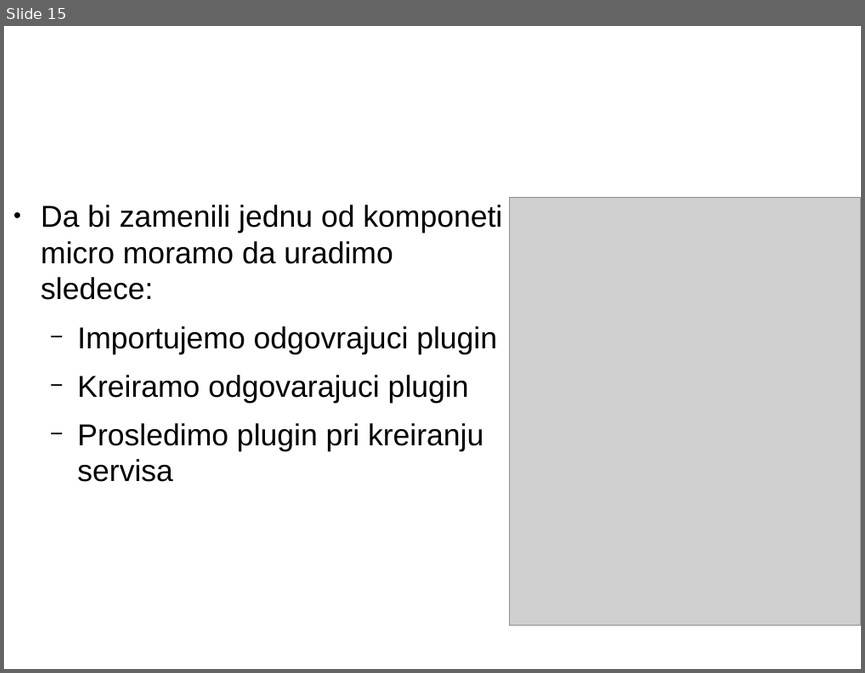
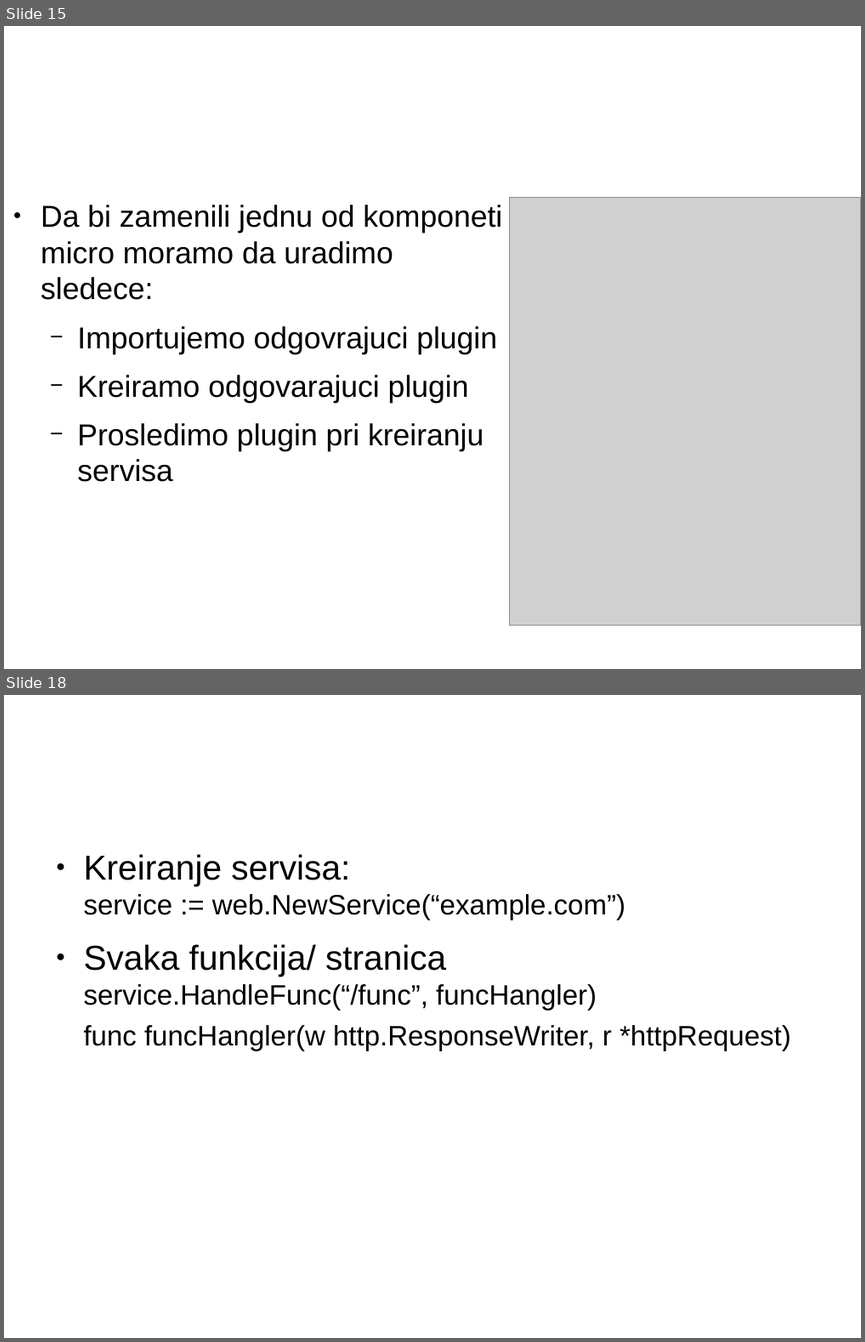
Before and after one commit to CommName/Go-micro-DemoApp, a slide deck: GoMicroUvod.pptx. Shown one above the other, each under a label of ours: slide 15 before the commit, slides 15 and 18 after it; the slides between them are not shown. The pictures are 865x673 and 865x1342 pixels, drawn with LibreOffice and Linux fonts; fonts in the diff are those of the drawing; grey boxes stand for pictures; background and template pictures are left out. Boxes give left, top, right and bottom in pixels: in the first picture for what was removed or moved away, otherwise in the second. Text is boxed around its words. In the diff, an @@ line names an element or a change of style, - is before the commit and + after.

```diff
--- a/GoMicroUvod.pptx
+++ b/GoMicroUvod.pptx
@@ slide 18 added at (4, 695, 861, 1338), background picture (left out) @@
@@ text added at (84, 854, 791, 1050), 26 pt, text #000000 @@
+● Kreiranje servisa:
+  service := web.NewService(“example.com”)
+● Svaka funkcija/ stranica
+  service.HandleFunc(“/func”, funcHangler)
+  func funcHangler(w http.ResponseWriter, r *httpRequest)
@@ text added at (84, 894, 625, 1010), 44 pt, text #FFFFFF, italic @@
+Web service
```
Also in this commit, not shown: 1 slide changed, 4 other slides added, 4 other files.
